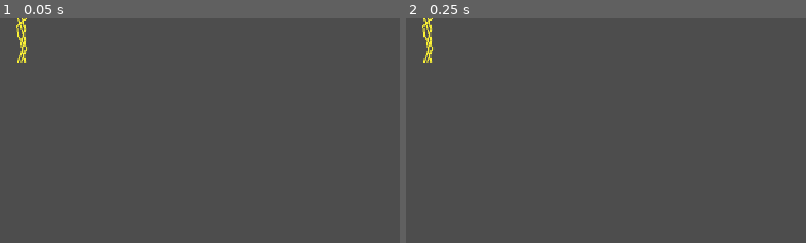
Above: before the commit, frames 1-2 (left to right).
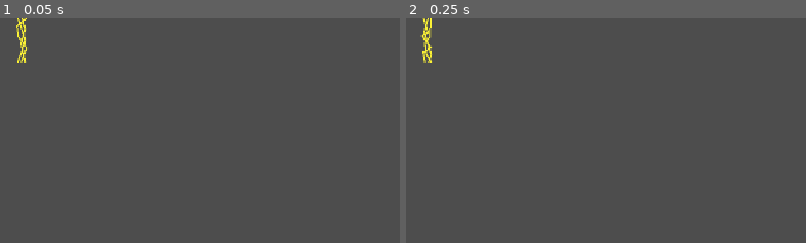
Above: after the commit, the same moments.

Repository: PeanutPiglet/SlimeTiming
Game: Godot game, scene res://towers/towerprojectile.tscn
Two runs of this game, one before a commit and one after it. Both use one fixed random seed, a clock stepped at 60 frames per second and the inputs below. This scene is started directly instead of the project's main scene.
Inputs:
- Up to frame 1 (0.05 s): no input
- Up to frame 2 (0.25 s): no input
The pictures show only the part of the screen within x 0-50%, y 0-50%; the shares and areas given below are measured in that part.

Frame 1 is identical in both runs. In frame 2, 0.4% of the frame differs, in the area x 3-7%, y 0-20%.

Commit message:
fix: autoplay towerprojectile anim

Diff:
--- a/towers/towerprojectile.tscn
+++ b/towers/towerprojectile.tscn
@@ -33,3 +33,4 @@
 position = Vector2(32, 32)
 sprite_frames = SubResource("SpriteFrames_unru1")
 animation = &"vertical"
+autoplay = "vertical"
